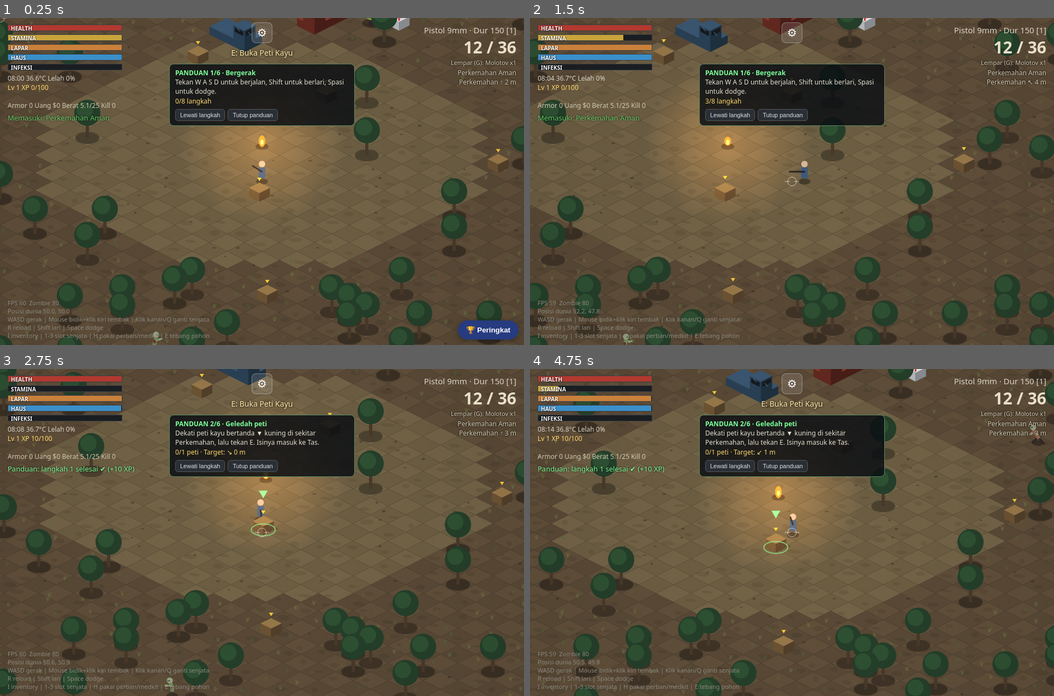
Above: before the commit, frames 1-4 (two rows, left to right).
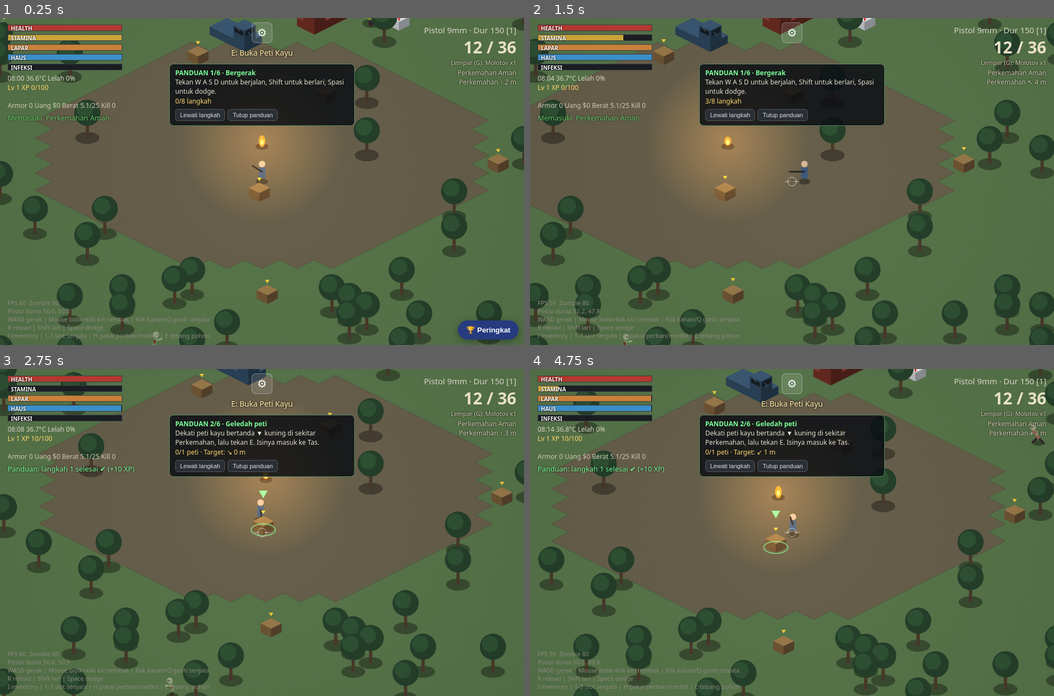
Above: after the commit, the same moments.

Repository: vexelkang-cell/gamepai
Game: browser game, page games/zombie/index.html
Same seed, same stepped clock (60 frames per second), same inputs: the game is played once before the commit and once after it.
Inputs (mouse positions are in pixels of both pictures, inside the frame that each line leads up to):
- Up to frame 1 (0.25 s): no input
- Up to frame 2 (1.5 s): click (792, 181) at 0.27 s; hold Right from 1.03 s (still down); tap Space at 1.1 s
- Up to frame 3 (2.75 s): release Right at 1.53 s; hold Down 1.58-1.85 s; tap Space at 1.6, 2.1, 2.6 s; hold Left 1.9-2.47 s; hold Up from 2.52 s (still down)
- Up to frame 4 (4.75 s): release Up at 2.82 s; hold Right 2.87-3.53 s; tap Space every 0.5 s from 3.1 to 4.6 s; hold Up 3.58-3.82 s; hold Left 3.87-4.3 s; hold Down 4.35-4.68 s; hold Right from 4.73 s (still down)

The runs differ from the first frame. In frame 1, 43% of the frame differs, in the area x 0-100%, y 0-100%; in frame 2, 43%; in frame 3, 44%; in frame 4, 43%.

Commit message:
Simplify ground rendering for better performance

Diff:
--- a/games/zombie/game.js
+++ b/games/zombie/game.js
@@ -26,7 +26,7 @@
 const T = (x, y) => (x < 0 || y < 0 || x >= N || y >= N) ? 2 : map[y * N + x];
 const set = (x, y, v) => { if (x >= 0 && y >= 0 && x < N && y < N) map[y * N + x] = v; };
 const solid = t => t === 2 || t === 3 || t === 5 || (t >= 6 && t !== 10 && t < 16);
-const ZC = [['#6e5f43', '#756548'], ['#5b4a36', '#62503a'], ['#6d5a3a', '#75623f'], ['#4d3a3a', '#553f3f']];
+const ZC = [['#68604b', '#68604b'], ['#58764a', '#58764a'], ['#82734e', '#82734e'], ['#594343', '#594343']];
 const ZNAME = ['Perkemahan Aman', 'Padang Rumput', 'Tanah Tandus', 'Zona Merah'];
 const zoneAt = (x, y) => { const d = Math.hypot(x - N / 2, y - N / 2); return d < 9 ? 0 : d < 24 ? 1 : d < 38 ? 2 : 3; };
 (function gen() { // dunia luas: hamparan tanah dengan 4 zona, hanya pohon
@@ -1089,44 +1089,6 @@
   ctx.strokeStyle = isP ? (cw() && WD[cw().key].gun ? '#222' : '#ccd') : body; ctx.lineWidth = isP ? 3 : 4; ctx.beginPath();
   ctx.moveTo(X, Y - 18 * k + bob); ctx.lineTo(X + g[0] * k, Y - 18 * k + g[1] * k + bob); ctx.stroke();
 }
-function drawGroundDetails(x0, x1, y0, y1) {
-  // Detail tanah deterministik: pola tidak berubah setiap frame dan tidak memakai RNG dunia.
-  for (let y = y0; y <= y1; y++) for (let x = x0; x <= x1; x++) {
-    const tile = T(x, y), zone = zoneAt(x + 0.5, y + 0.5);
-    if (tile !== 1 && tile !== 0 && tile !== 4) continue;
-    let h = Math.imul(x + 17, 374761393) ^ Math.imul(y + 31, 668265263);
-    h = Math.imul(h ^ (h >>> 13), 1274126177) >>> 0;
-    const r = n => ((h >>> n) & 1023) / 1023;
-    const s = toS(x + 0.5, y + 0.5), X = s[0] + ox(), Y = s[1] + oy();
-    // Noda tanah yang sangat halus memberi variasi tanpa mengubah bentuk tile.
-    if (r(0) > 0.43) {
-      ctx.fillStyle = zone === 3 ? 'rgba(24,18,19,.12)' : zone === 2 ? 'rgba(25,20,14,.10)' : 'rgba(20,27,15,.09)';
-      ctx.beginPath();
-      ctx.ellipse(X + (r(10) - 0.5) * 27, Y + (r(20) - 0.5) * 11, 5 + r(5) * 8, 2 + r(15) * 3, r(25), 0, 7);
-      ctx.fill();
-    }
-    if (zone === 1 && r(3) > 0.52) {
-      // Rumpun rumput kecil di padang.
-      const gx = X + (r(12) - 0.5) * 34, gy = Y + (r(22) - 0.5) * 13;
-      ctx.strokeStyle = r(6) > 0.5 ? 'rgba(116,139,73,.52)' : 'rgba(83,111,59,.48)';
-      ctx.lineWidth = 1.2; ctx.beginPath();
-      ctx.moveTo(gx, gy + 2); ctx.lineTo(gx - 2, gy - 3 - r(16) * 3);
-      ctx.moveTo(gx, gy + 2); ctx.lineTo(gx + 1, gy - 5 - r(26) * 2);
-      ctx.moveTo(gx + 1, gy + 2); ctx.lineTo(gx + 4, gy - 2 - r(8) * 3); ctx.stroke();
-    } else if ((zone === 2 || zone === 3) && r(4) > 0.58) {
-      // Retakan pendek pada tanah tandus dan zona merah.
-      ctx.strokeStyle = zone === 3 ? 'rgba(34,20,21,.34)' : 'rgba(43,34,22,.30)';
-      ctx.lineWidth = 1; ctx.beginPath();
-      const cx = X + (r(13) - 0.5) * 34, cy = Y + (r(23) - 0.5) * 12;
-      ctx.moveTo(cx - 4, cy - 2); ctx.lineTo(cx, cy); ctx.lineTo(cx + 2, cy - 1);
-      ctx.moveTo(cx, cy); ctx.lineTo(cx - 1, cy + 3); ctx.stroke();
-    } else if (r(7) > 0.82) {
-      // Kerikil kecil tersebar di semua zona.
-      ctx.fillStyle = zone === 3 ? 'rgba(145,91,78,.42)' : 'rgba(27,25,21,.34)';
-      ctx.beginPath(); ctx.ellipse(X + (r(17) - 0.5) * 36, Y + (r(27) - 0.5) * 13, 1.8 + r(9) * 1.8, 1 + r(19), 0, 0, 7); ctx.fill();
-    }
-  }
-}
 function draw(dt) {
   ctx.setTransform(dpr, 0, 0, dpr, 0, 0); ctx.fillStyle = '#0b0d10'; ctx.fillRect(0, 0, W, H);
   const cs = [toW(cam.x - W / 2, cam.y - H / 2 - 110), toW(cam.x + W / 2, cam.y - H / 2 - 110), toW(cam.x - W / 2, cam.y + H / 2 + 30), toW(cam.x + W / 2, cam.y + H / 2 + 30)];
@@ -1139,7 +1101,6 @@
   { const OX = ox(), OY = oy(); for (const col in FB) { const a = FB[col]; ctx.fillStyle = col; ctx.beginPath(); // lantai digambar per warna (1 fill per warna)
     for (let i = 0; i < a.length; i += 2) { const x = a[i], y = a[i + 1]; ctx.moveTo(OX + (x - y) * HW, OY + (x + y) *  …(193 unchanged characters)…
     ctx.fill(); } }
-  drawGroundDetails(x0, x1, y0, y1);
   for (const d of decals) { const q = toS(d.x, d.y); ctx.fillStyle = 'rgba(90,10,10,.5)'; ctx.beginPath(); ctx.ellipse(q[0] + ox(), q[1] + oy(), d.r, d.r / 2, 0, 0, 7); ctx.fill(); }
   for (const g of gas) { const q = toS(g.x, g.y), a = Math.min(1, g.t / 2) * (0.22 + 0.06 * Math.sin(performance.now() / 250));
     ctx.fillStyle = 'rgba(130,210,60,' + a + ')'; ctx.beginPath(); ctx.ellipse(q[0] + ox(), q[1] + oy(), g.r * 1.414 * HW, g.r * 1.414 * HH, 0, 0, 7); ctx.fill(); }
